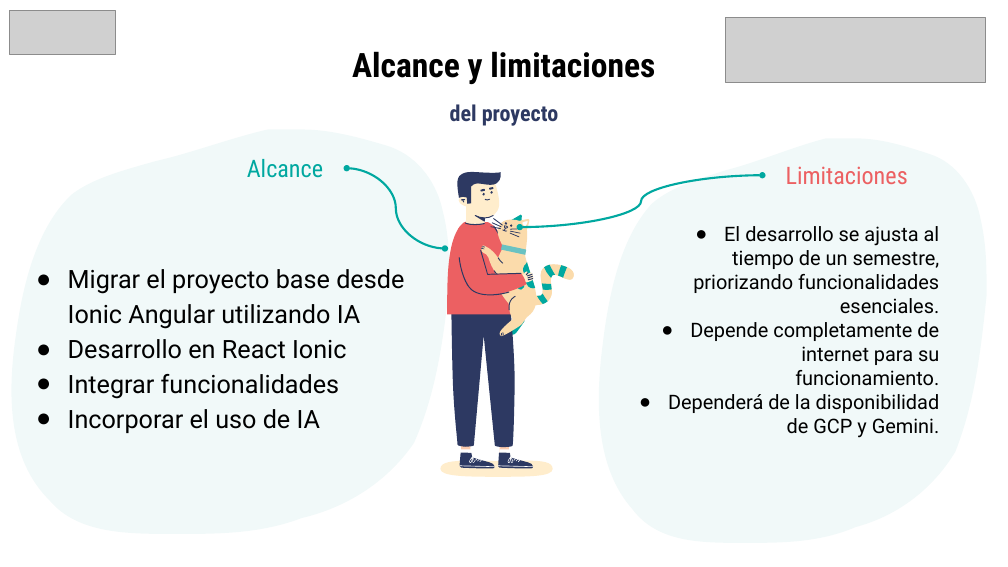
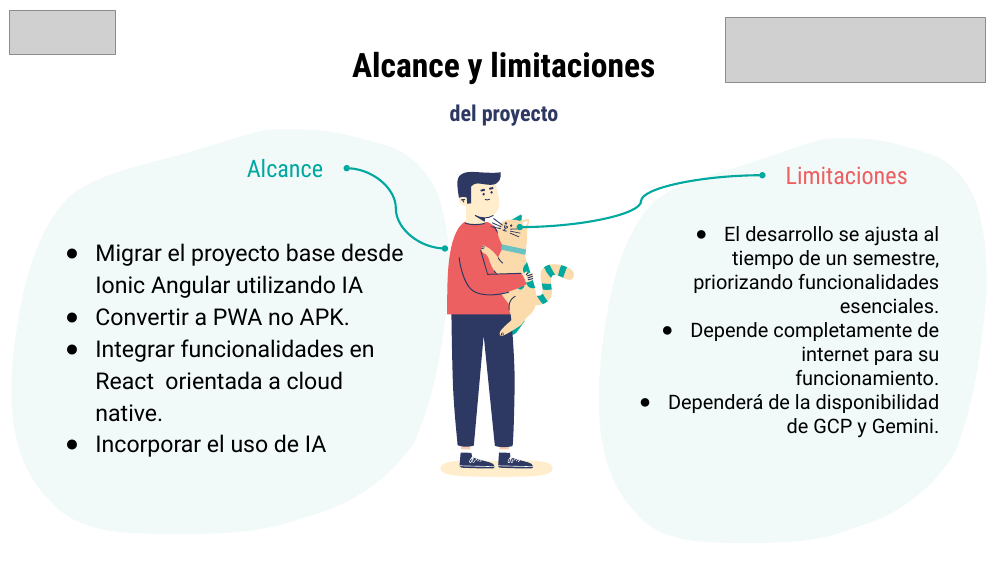
Before and after one commit to Kazeai-chan/Capstone_MyPet, a slide deck: slide 5 of Fase 3/Evidencias Grupales/Presentación Final del Proyecto.pptx. Drawn at 1008x567 pixels with LibreOffice and Linux fonts; fonts in the diff are those of the drawing; grey boxes stand for pictures. Boxes give left, top, right and bottom in pixels: in the first picture for what was removed or moved away, otherwise in the second. Text is boxed around its words. In the diff, an @@ line names an element or a change of style, - is before the commit and + after.

```diff
--- a/Fase 3/Evidencias Grupales/Presentación Final del Proyecto.pptx
+++ b/Fase 3/Evidencias Grupales/Presentación Final del Proyecto.pptx
@@ text "Migrar el proyecto base desde ..." moved from (x1=68, y1=269, x2=404, y2=433) to (x1=95, y1=243, x2=403, y2=457) @@
@@ text at (x1=95, y1=243, x2=403, y2=457): size 24 to 22 pt in "Migrar el proyecto base desde Ionic Angular ...", "Incorporar el uso de IA"; indent changed @@
@@ text at (x1=95, y1=308, x2=375, y2=422): text changed; size 24 to 22 pt @@
-● Desarrollo en React Ionic
-● Integrar funcionalidades
+● Convertir a PWA no APK.
+● Integrar funcionalidades en React orientada a cloud native.
```
Also in this commit, not shown: 1 other slide changed.
